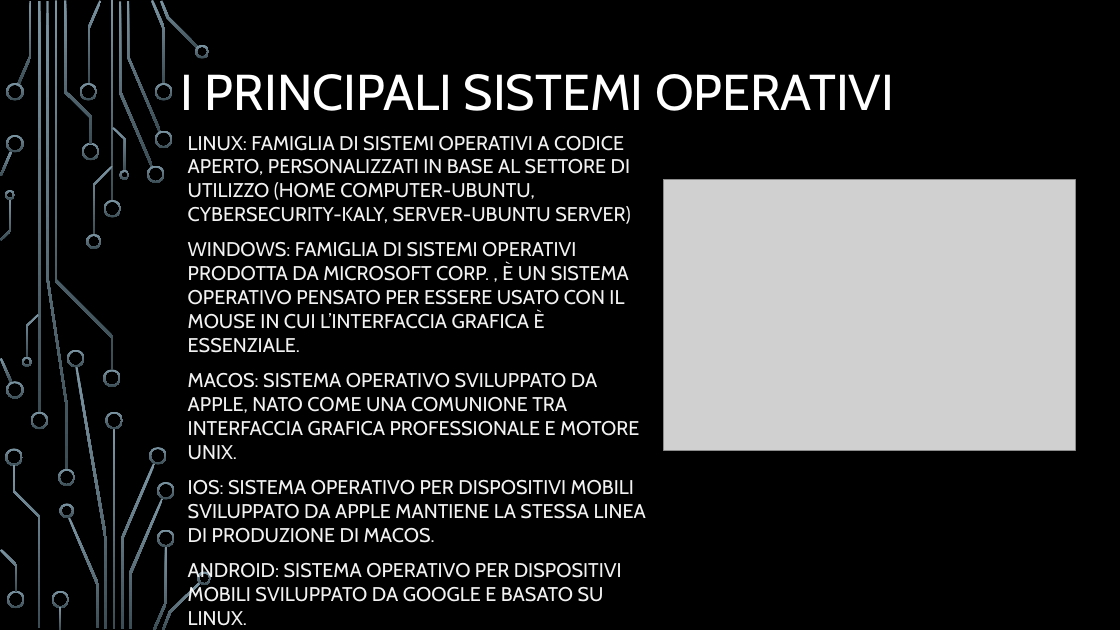
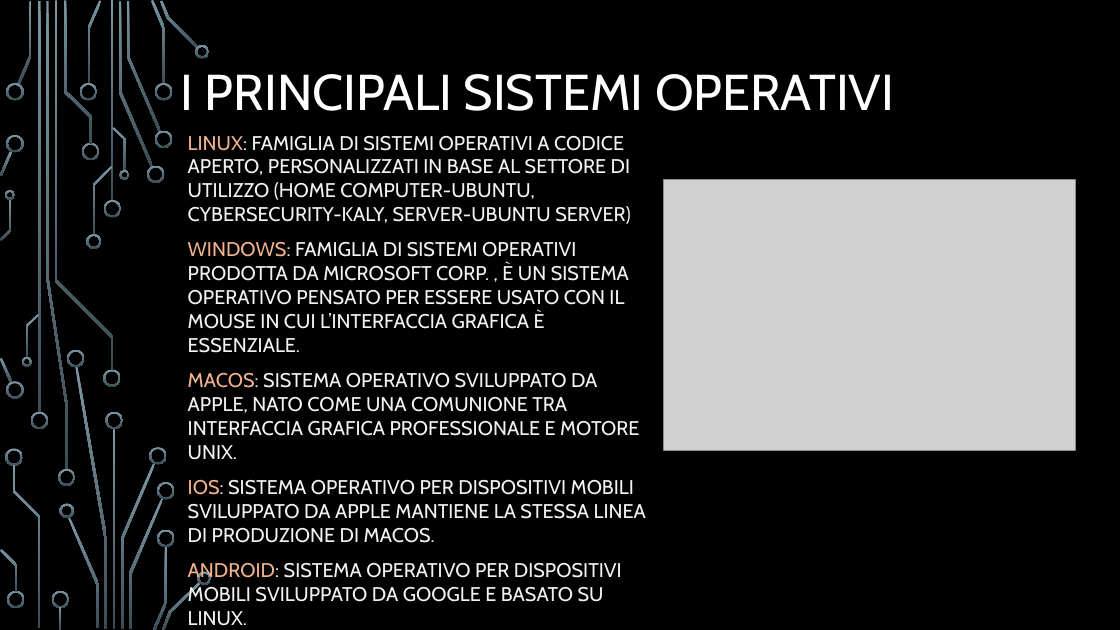
Before and after one commit to Eros-Capo/Corso-Java, a slide deck: slide 20 of Corso Java.pptx. Drawn at 1120x630 pixels with LibreOffice and Linux fonts; fonts in the diff are those of the drawing; grey boxes stand for pictures; background and template pictures are left out. Boxes give left, top, right and bottom in pixels: in the first picture for what was removed or moved away, otherwise in the second. Text is boxed around its words. In the diff, an @@ line names an element or a change of style, - is before the commit and + after.

```diff
--- a/Corso Java.pptx
+++ b/Corso Java.pptx
@@ subtitle "LINUX: FAMIGLIA DI SISTEMI OPERATIVI ..." at (x1=188, y1=136, x2=646, y2=578): text colour #F2F2F2 to #F1B38F in "LINUX:", "WINDOWS:", "MACOS:", "IOS:" and 1 more places @@
```
Also in this commit, not shown: 28 other slides changed, 1 other file.
